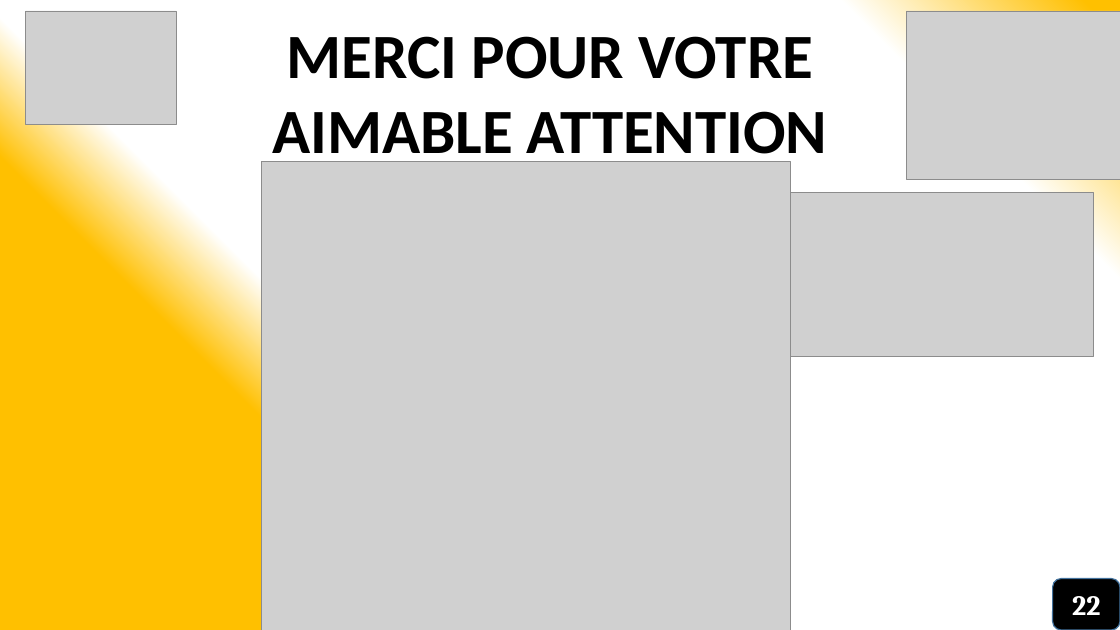
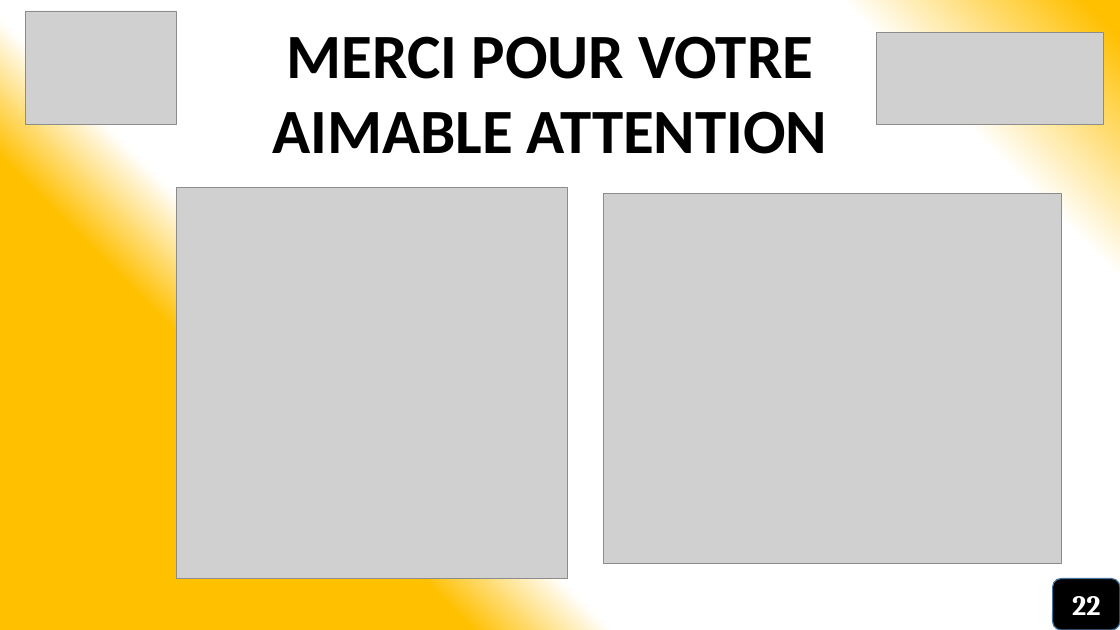
Before and after one commit to miguelnkono/documents, a slide deck: slide 24 of NetBotPW.pptx. Drawn at 1120x630 pixels with LibreOffice and Linux fonts; fonts in the diff are those of the drawing; grey boxes stand for pictures. Boxes give left, top, right and bottom in pixels: in the first picture for what was removed or moved away, otherwise in the second. Text is boxed around its words. In the diff, an @@ line names an element or a change of style, - is before the commit and + after.

```diff
--- a/NetBotPW.pptx
+++ b/NetBotPW.pptx
@@ text "MERCI POUR VOTRE AIMABLE ATTENTION" rewrapped from [272, 36, 827, 169] to [272, 36, 827, 154] @@
@@ picture removed at [907, 11, 1120, 180] @@
@@ picture added at [876, 33, 1103, 125] @@
@@ picture removed at [261, 161, 791, 630] @@
@@ picture added at [176, 187, 568, 579] @@
@@ picture added at [603, 193, 1062, 563] @@
@@ picture removed at [790, 192, 1093, 357] @@
```
Also in this commit, not shown: 16 other slides changed, 1 slide added, 1 slide removed, 18 other files.
